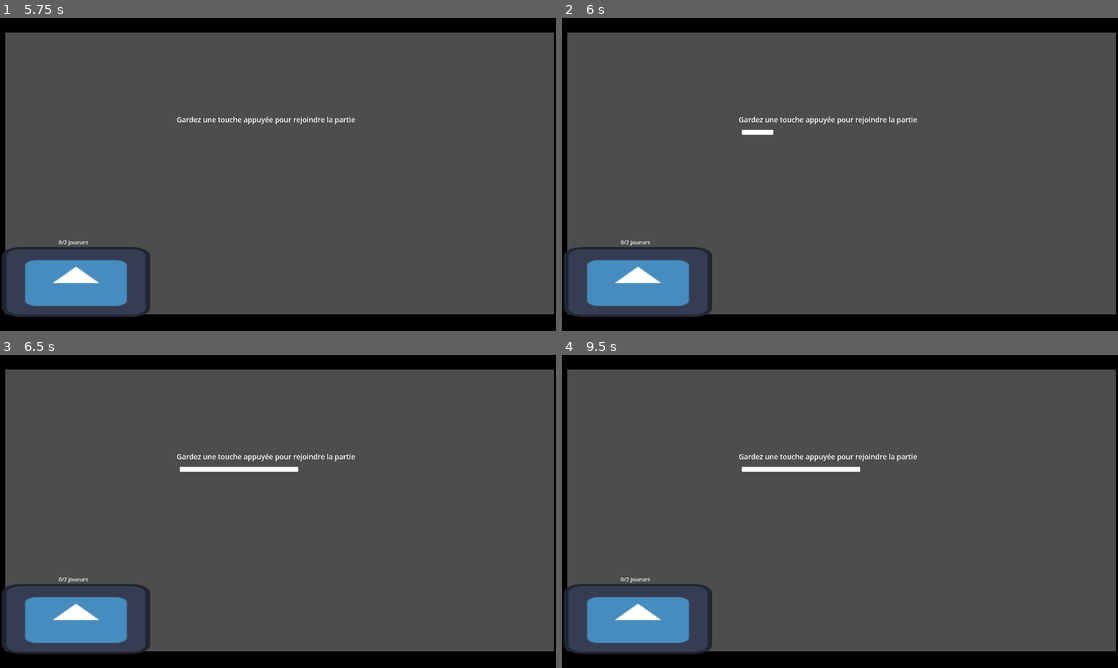
Above: before the commit, frames 1-4 (two rows, left to right).
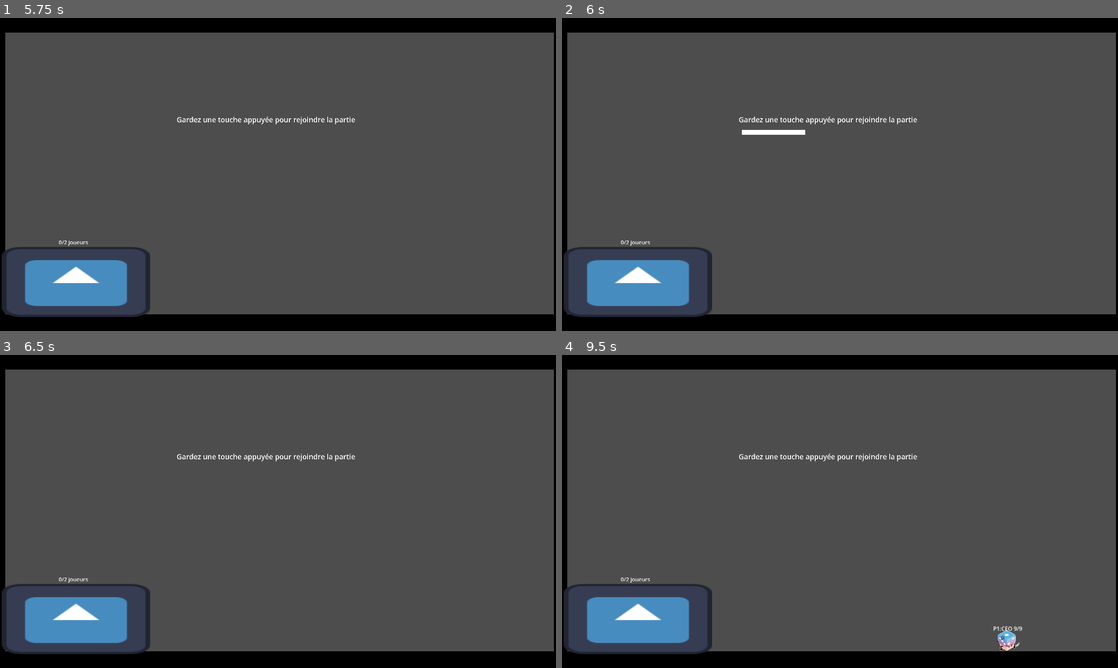
Above: after the commit, the same moments.

Repository: PlaySorbonne/projet-pixel
Game: Godot game, scene res://scenes/Menus/MenuPersistent.tscn
Same seed, same stepped clock (60 frames per second), same inputs: the game is played once before the commit and once after it. The engine's default icon, where the game draws it, is replaced by a stand-in: a white triangle on a blue panel in a dark square.
Inputs:
- Up to frame 1 (5.75 s): click "Start" at 0.5 s; tap Enter (attack) at 1.25, 2.75, 4.25 s; hold Enter (attack) 1.28-2.03 s; hold D (right) 1.28-2.78 s; tap Space (jump) at 1.52, 2, 2.27, 3.5, 3.77, 4.52, 5, 5.27 s; tap Shift (special) at 2.1, 3.6, 5.1 s; hold A (left) 2.78-3.53 s; hold Enter (attack) 2.78-3.53 s; hold D (right) 3.53-5.03 s; hold Enter (attack) 4.28-5.03 s; hold A (left) from 5.03 s (still down)
- Up to frame 2 (6 s): release A (left) at 5.78 s; hold D (right) from 5.78 s (still down); hold Enter (attack) from 5.78 s (still down)
- Up to frame 3 (6.5 s): keep holding D (right); keep holding Enter (attack)
- Up to frame 4 (9.5 s): release D (right) at 6.53 s; release Enter (attack) at 6.53 s; hold A (left) 6.53-8.03 s; tap Shift (special) at 6.6, 8.1 s; tap Space (jump) at 6.77, 7.52, 8.27 s; hold Enter (attack) 7.28-8.03 s; hold D (right) from 8.03 s (still down); hold Enter (attack) from 8.78 s (still down)

Frame 1 is identical in both runs. In frame 2, 0.1% of the frame differs, in the area x 38-44%, y 35-38%; in frame 3, 0.4%; in frame 4, 0.6%, in the area x 32-83%, y 35-96%.

Commit message:
fix lobby crash

Diff:
--- a/scenes/World/Lobby/Lobby.tscn
+++ b/scenes/World/Lobby/Lobby.tscn
@@ -66,6 +66,7 @@
 label_settings = SubResource("LabelSettings_fw6dy")
 
 [node name="PressKeyTimer" type="Timer" parent="."]
+wait_time = 0.5
 one_shot = true
 
 [node name="LoadingBar" type="TextureRect" parent="."]
--- a/scripts/lobby.gd
+++ b/scripts/lobby.gd
@@ -6,9 +6,9 @@
 
 @export var default_player: PackedScene
 
+@onready var initial_time_left = $PressKeyTimer.wait_time
 var keyboards: Array[int] = []
 var controllers: Array[int] = []
-
 var player_joining: bool = false
 var current_device: int = 0
 var current_device_type: int = 0
@@ -17,7 +17,7 @@
 
 func _process(delta):
 	if player_joining:
-		$LoadingBar.scale.x = (1 - $PressKeyTimer.time_left)
+		$LoadingBar.scale.x = (initial_time_left - $PressKeyTimer.time_left) / initial_time_left
 	else:
 		$LoadingBar.scale.x = 0
 
@@ -86,7 +86,13 @@
 func _on_start_game_box_body_entered(body):
 	ready_players_count += 1
 	if ready_players_count == len(GameInfos.players) and ready_players_count > 1:
+		remove_players()
 		start_game()
+
+func remove_players():
+	for p : PlayerCharacter in GameInfos.players:
+		p.remove_player()
+		remove_child(p)
 
 func _on_start_game_box_body_exited(body):
 	ready_players_count -= 1
